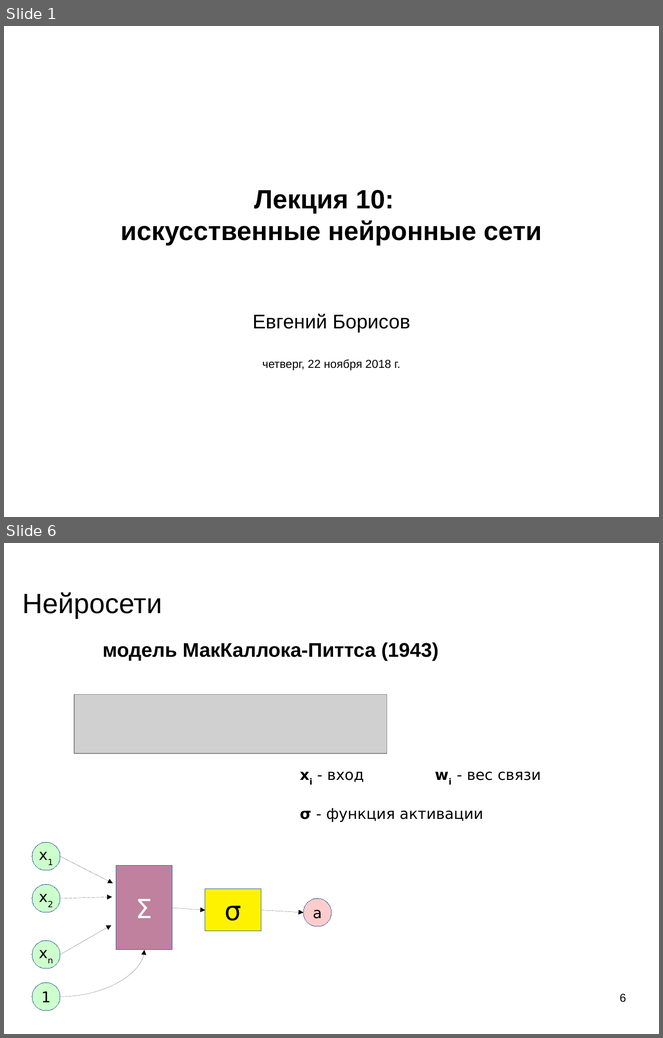
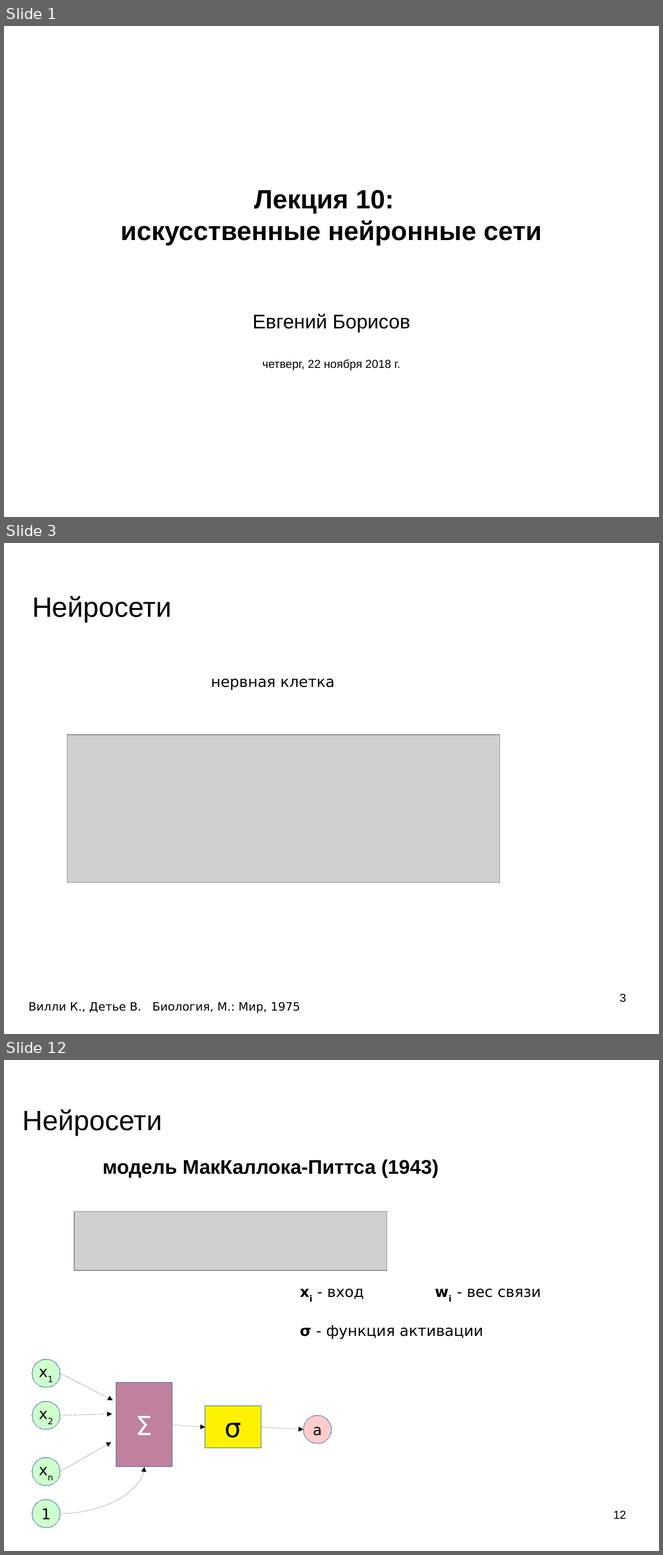
Before and after one commit to mechanoid5/ml_lectorium_legacy, a slide deck: 10-ann.odp. Shown one above the other, each under a label of ours: slides 1 and 6 before the commit, slides 1, 3 and 12 after it; the slides between them are not shown. The pictures are 663x1038 and 663x1555 pixels, drawn with LibreOffice and Linux fonts; fonts in the diff are those of the drawing; grey boxes stand for pictures; background and template pictures are left out. Boxes give left, top, right and bottom in pixels: in the first picture for what was removed or moved away, otherwise in the second. Text is boxed around its words. In the diff, an @@ line names an element or a change of style, - is before the commit and + after.

```diff
--- a/10-ann.odp
+++ b/10-ann.odp
@@ slide 3 added at [4, 543, 659, 1034], background picture (left out) @@
@@ title added at [32, 596, 171, 622], 33.9 pt, text #000000 @@
+Нейросети
@@ text added at [211, 679, 335, 690], 18 pt, text #000000 @@
+нервная клетка
@@ picture added at [67, 735, 501, 883] @@
@@ page number added at [620, 994, 626, 1003], 14 pt, text #000000 @@
+3
@@ text added at [28, 1002, 300, 1014], 14 pt, text #000000 @@
+Вилли К., Детье В. Биология, М.: Мир, 1975
@@ what was slide 6 is now slide 12 @@
@@ page number at [613, 1511, 626, 1519]: text changed @@
-6
+12
```
Also in this commit, not shown: 2 slides changed, 7 other slides added, 2 slides removed, 6 other files.
